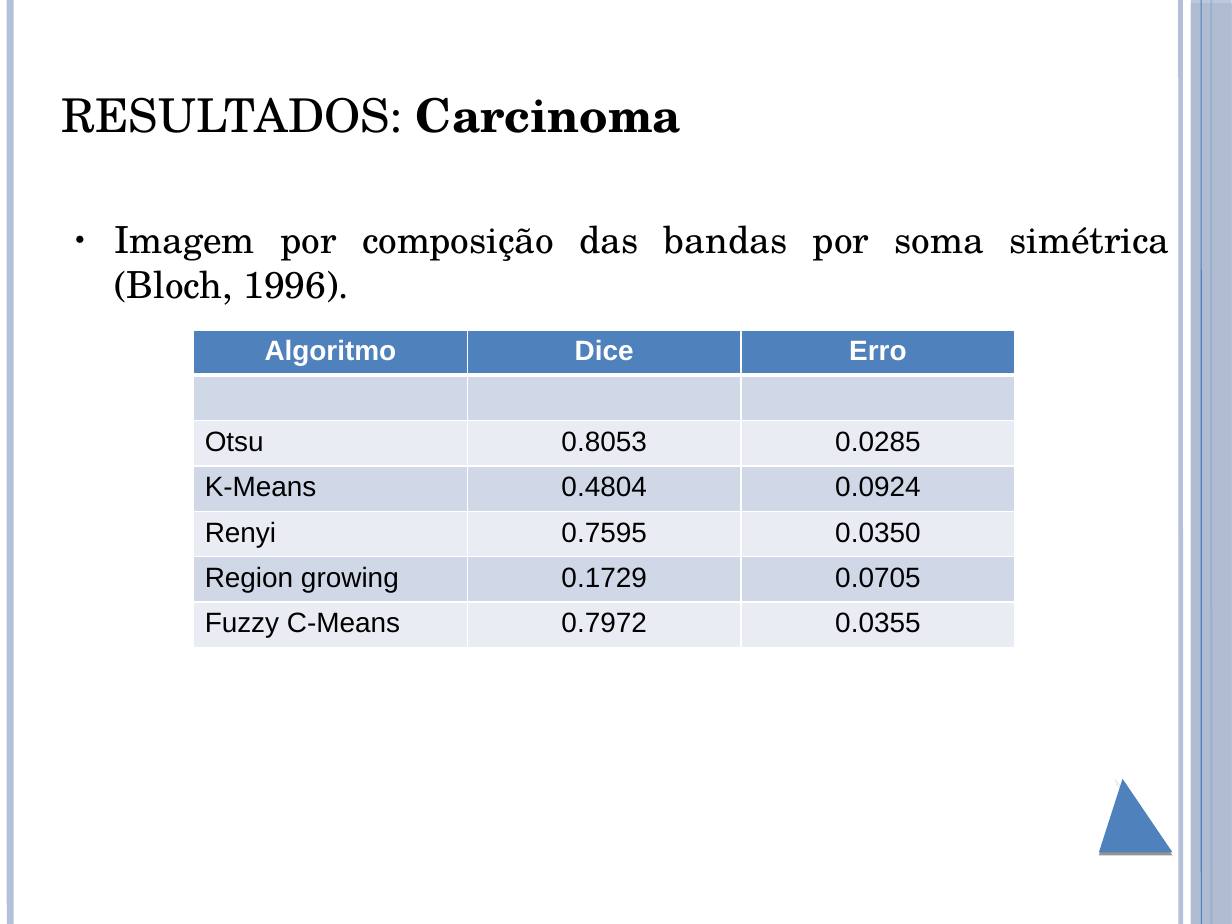
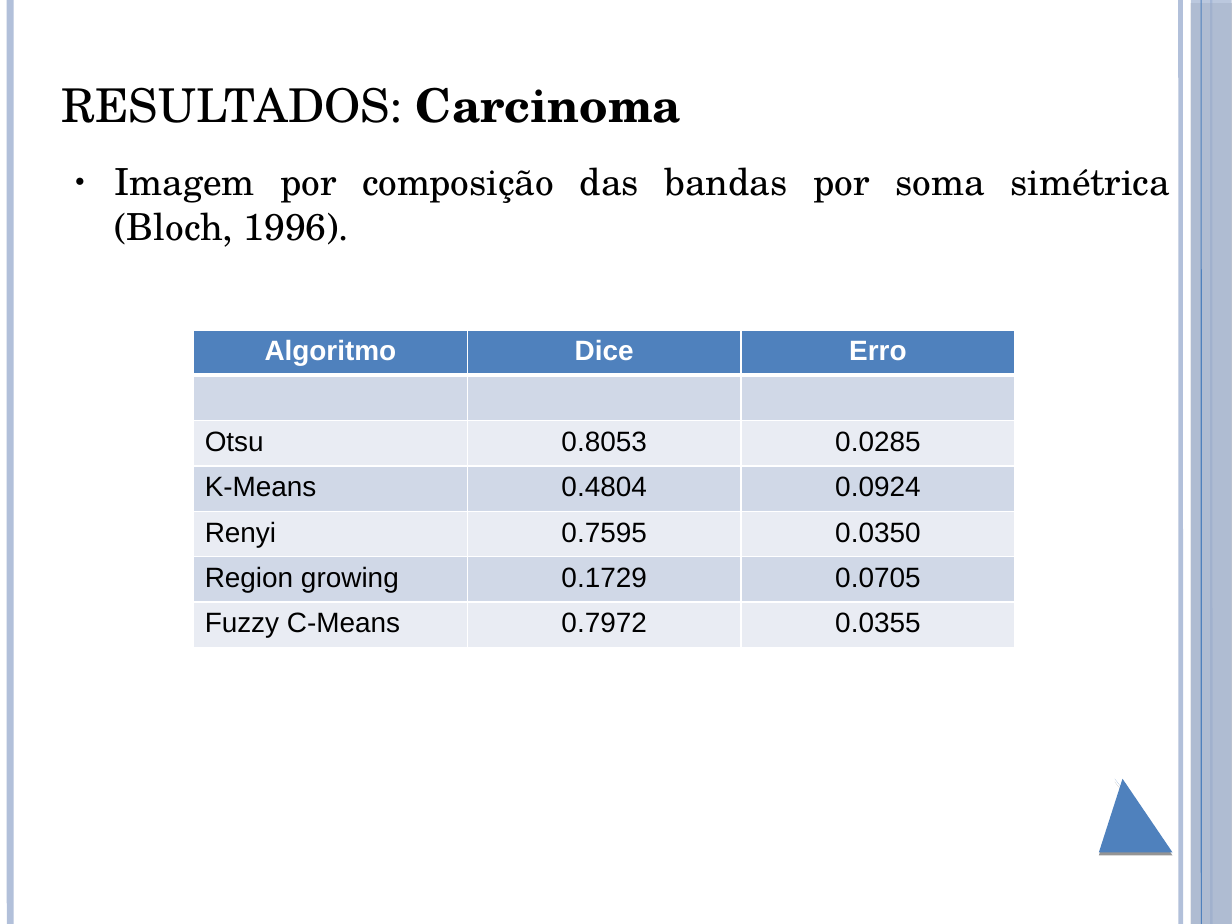
Before and after one commit to brunoliveira8/pdi, a slide deck: slide 15 of trabalho 6/apresentacao.pptx (slide 14 before the commit). Drawn at 1232x924 pixels with LibreOffice and Linux fonts; fonts in the diff are those of the drawing. Boxes give left, top, right and bottom in pixels: in the first picture for what was removed or moved away, otherwise in the second. Text is boxed around its words. In the diff, an @@ line names an element or a change of style, - is before the commit and + after.

```diff
--- a/trabalho 6/apresentacao.pptx
+++ b/trabalho 6/apresentacao.pptx
@@ title "RESULTADOS: Carcinoma" moved from (x1=62, y1=97, x2=681, y2=133) to (x1=62, y1=87, x2=681, y2=123) @@
@@ text "Imagem por composição das bandas ..." moved from (x1=114, y1=225, x2=1170, y2=305) to (x1=114, y1=167, x2=1170, y2=247) @@
```
Also in this commit, not shown: 11 other slides changed, 3 slides added, 3 other files.
